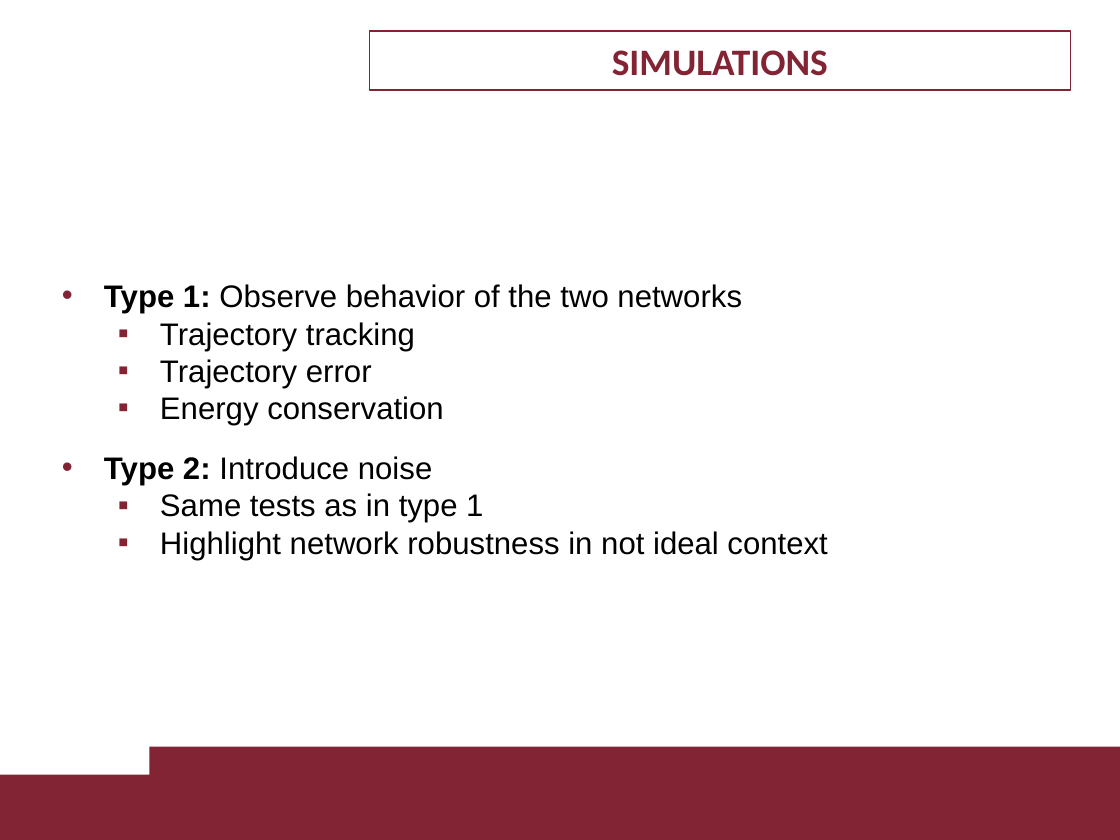
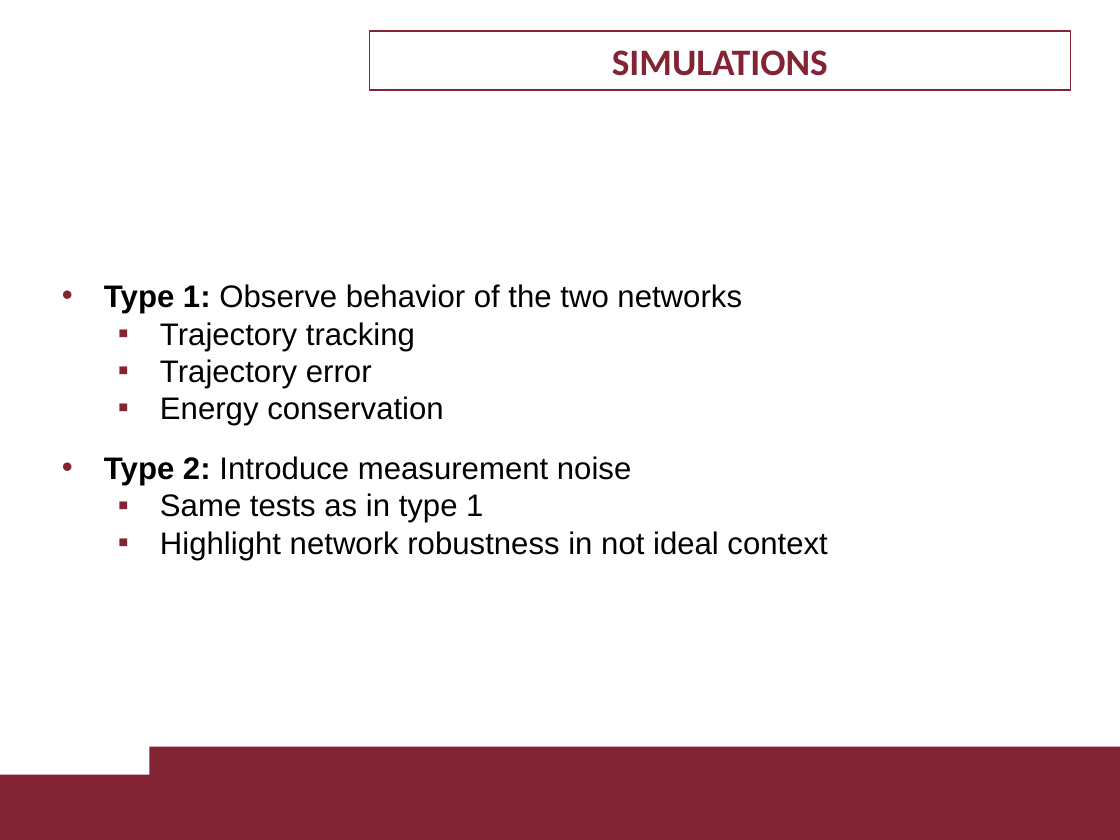
Before and after one commit to LorCir28/lagrangian_neural_network_with_PDcontroller_gravity_cancellation, a slide deck: slide 9 of presentation/1895955_1884561.pptx. Drawn at 1120x840 pixels with LibreOffice and Linux fonts; fonts in the diff are those of the drawing; background and template pictures are left out. Boxes give left, top, right and bottom in pixels: in the first picture for what was removed or moved away, otherwise in the second. Text is boxed around its words. In the diff, an @@ line names an element or a change of style, - is before the commit and + after.

```diff
--- a/presentation/1895955_1884561.pptx
+++ b/presentation/1895955_1884561.pptx
@@ text at box(104, 456, 631, 485): text changed @@
-• Type 2: Introduce noise
+• Type 2: Introduce measurement noise
```
Also in this commit, not shown: 3 other slides changed, 1 slide removed.
